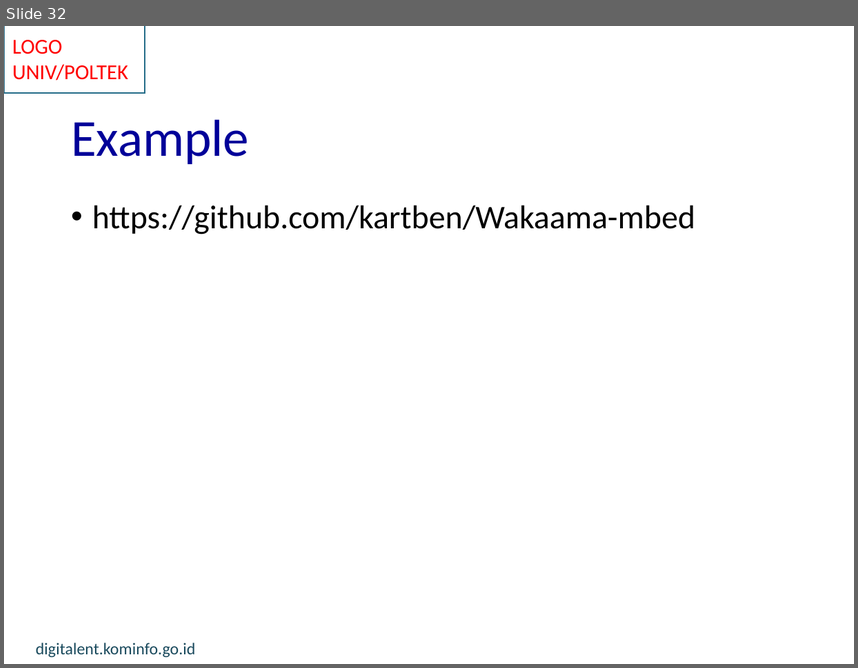
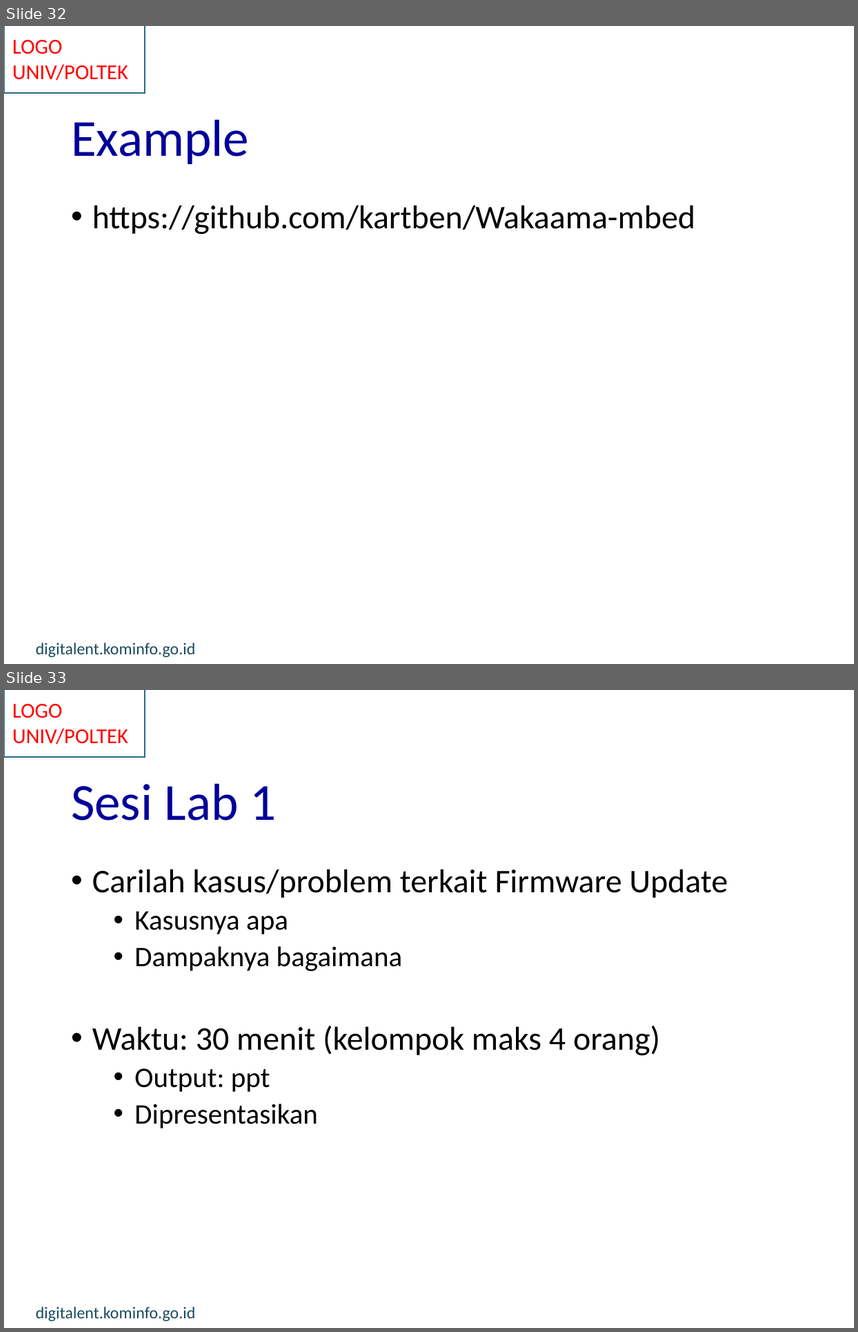
Before and after one commit to munif/materi-iot, a slide deck: IoT - 28 - Assets & Devices Management/IoT - 28 - IoT Asset and Device Management.pptx. Shown one above the other, each under a label of ours: slide 32 before the commit, slides 32 and 33 after it. The pictures are 858x668 and 858x1332 pixels, drawn with LibreOffice and Linux fonts; fonts in the diff are those of the drawing; background and template pictures are left out. Boxes give left, top, right and bottom in pixels: in the first picture for what was removed or moved away, otherwise in the second. Text is boxed around its words. In the diff, an @@ line names an element or a change of style, - is before the commit and + after.

```diff
--- a/IoT - 28 - Assets & Devices Management/IoT - 28 - IoT Asset and Device Management.pptx
+++ b/IoT - 28 - Assets & Devices Management/IoT - 28 - IoT Asset and Device Management.pptx
@@ slide 33 added at [4, 690, 854, 1328], background #FFFFFF; not listed: 3 template elements that a slide beside it also shows @@
@@ title added at [71, 783, 277, 820], 44 pt, text #000099 @@
+Sesi Lab 1
@@ text added at [92, 869, 728, 1128], 28 pt, text #000000 @@
+• Carilah kasus/problem terkait Firmware Update
+  • Kasusnya apa
+  • Dampaknya bagaimana
+• Waktu: 30 menit (kelompok maks 4 orang)
+  • Output: ppt
+  • Dipresentasikan
```
Also in this commit, not shown: 4 slides changed, 1 other slide added, 4 other files.
